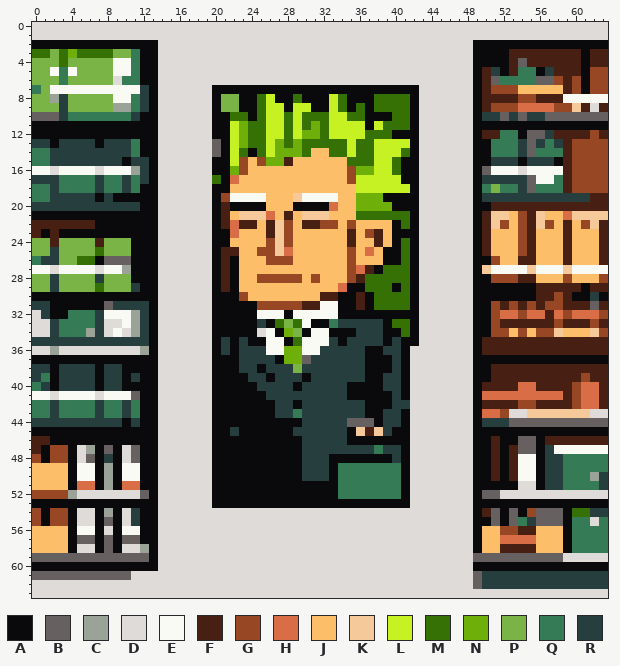
Two versions of one pixel-art sprite, img/jobPostingIcons/9.png. Above: the version before the commit.
The file is 64x64 pixels. Colours within 5 levels of each other are drawn and written as one.
Palette (. is transparent): A #0a0a0c  B #676060  C #9ba399  D #dfdbd9  E #f9faf3  F #481f13  G #974724  H #d96d45  J #fdbe69  K #f5c999  L #c6f224  M #357105  N #6faf0a  P #7ab446  Q #357b55  R #273e3f
Pixels before, first column x 0:
 0 DDDDDDDDDDDDDDDDDDDDDDDDDDDDDDDDDDDDDDDDDDDDDDDDDDDDDDDDDDDDDDDD
 1 DDDDDDDDDDDDDDDDDDDDDDDDDDDDDDDDDDDDDDDDDDDDDDDDDDDDDDDDDDDDDDDD
 2 AAAAAAAAAAAAAADDDDDDDDDDDDDDDDDDDDDDDDDDDDDDDDDDDAAAAAAAAAAAAAAA
 3 MMPMNMMMMPPQAADDDDDDDDDDDDDDDDDDDDDDDDDDDDDDDDDDDAAAAFFFFFFFFAFF
 4 PPPMPPPPPEEQAADDDDDDDDDDDDDDDDDDDDDDDDDDDDDDDDDDDAAAAFBFFFFFFAFF
 5 PPEQEPPPPEEQAADDDDDDDDDDDDDDDDDDDDDDDDDDDDDDDDDDDAFRAFQQARFFFAGG
 6 PPPQPPPPPDQQAADDDDDDDDDDDDDDDDDDDDDDDDDDDDDDDDDDDAFBQQQQBBGFGAGG
 7 QPEEEEEEEEEERADDDDDDAAAAAAAAAAAAAAAAAAAAAAADDDDDDAFGGGJJJJJFGAGG
 8 PPCRPPPPPEEQRADDDDDDAPPAAMLAAMAAALMAAAMMMMADDDDDDAFFFFGGFFFEEEEE
 9 PPPRPPPPPCCQRADDDDDDAPPAAMLLALLAALMAMAMMMMADDDDDDAFGGGHHHHGGKFDF
10 BBBRQQQQQQQRAADDDDDDAAMMAMLLMLMMMLLMMAAAMMADDDDDDARRBRBRRBBBBBBB
11 AAAAAAAAAAAAAADDDDDDAALNMMLLMLMNMLLLLALMMMADDDDDDAAAAAAAAAAAAAAA
12 AAAAAAAAAAAAAADDDDDDAALNMMLLMLNNMLLLLMMMAAADDDDDDAFFQQABBRFFFFGF
13 RRARRRRARRRQAADDDDDDBALNMMLNMNMMMMMLMMLLLLADDDDDDAAQQQRBRQRFGGGG
14 QQRRRRRRRRRQAADDDDDDBALMAMLNNNMJJMMLMMLLLMADDDDDDAAQQQRBQQQFGGGG
15 QQRRRRRRRRARRADDDDDDAALGJGNNFJJJJJJMMMLLMAADDDDDDAARRRARRRAFGGGG
16 EEDEEEEDEEECRADDDDDDAANGJJJJJJJJJJJGNNLLMAADDDDDDABEEEDEEEEFGGGG
17 RRRQQQQRQQRQRADDDDDDMAHJJJJJJJJJJJJGLLLLLAADDDDDDARRRRRBEEQFGGGG
18 QQRQQQQRQQRQAADDDDDDAAJJJJJJJJJJJJJJLLLLLLADDDDDDAQPQQRBQQQFGGGG
19 QQRRRRRARAAAAADDDDDDAGEEEEJJJKEEEEJJNNNAAAADDDDDDARRRRRRRRRRRRFF
20 RRRRRRRRRRRRAADDDDDDAFAAAAJJJAAAAHJJNNNNAAADDDDDDAAFFFFFFFFFFFFF
21 AAAAAAAAAAAAAADDDDDDAFJKKKHJFJKKKJJJMMMMMMADDDDDDAFKKJGFKJJHKKKK
22 FFFFFFFAAAAAAADDDDDDAFHFFJFKGJFFGGJGJJJJAMADDDDDDAFKGJGFKGJFJGKF
23 FAFAAAAAAAAAAADDDDDDAAHJJJFKGJJJJJJFJGFJAAADDDDDDAFJJJGFJJJFJJJF
24 PPFPPPPFPPPAAADDDDDDAAJJJJGKGJJJJJJFJJFJAMADDDDDDAFJJJGFJJJFJJJF
25 PPRPPPPMPPPAAADDDDDDAFFJJGGKHJJJJJJGJHJAAMADDDDDDAFJJJGFJJJFJJJF
26 QRRPPMMABBBAAADDDDDDAFAJJJGGGJJJJJJGJJJAAMADDDDDDAAGJJFFJJJFJJJF
27 EEDEEEEDEECAAADDDDDDAFAJJJJJJJJJJJJGHFAMMMADDDDDDAKEEEEKEEEKEEEE
28 PPRPPPPRPPPAAADDDDDDAFAJJGGGGGJGJJJGFMMMMMADDDDDDAAGGGFFJJJGJJJG
29 PPRPPPPMPPPRAADDDDDDAFAJJJJJJJJJJJHAAMMMAMADDDDDDAAAAAAAFFFFFAFF
30 AAAAAAAAAAAAAADDDDDDAAAGJJJJJJJJFFAAFAMMMMADDDDDDAAAAAAAFFGFAARA
31 RRAAAAAABRRRRADDDDDDAAAAAGGGGGFFEEAAFAMMMMADDDDDDAAGFGFGFGGFFFBF
32 DRAAQQQREEECRADDDDDDAAAAAEEEAEEEEEAAAAAAAAADDDDDDAAGHHGHHFHGHHHG
33 DDRQQQQRDDECRADDDDDDAAAAARAMPMEAAQRRRRRAMMADDDDDDAAGFFFFFFGFFFGF
34 DDRQQQCRDEDCRADDDDDDAAAAADEANPAEEAAARRRAAMADDDDDDAAGGJGJGGKJJJKG
35 RRRRRRRRRRRRRADDDDDDARARAAEEAMEEERARRRRARAADDDDDDAFFFFFFFFFFFFFF
36 DDCDDDDDDDDDCADDDDDDARARRREENNEERRRRRAARRADDDDDDDAFFFFFFFFFFFFFF
37 AAAAAAAAAAAAAADDDDDDAAARRRRANNBRRRRRRAAARADDDDDDDAAAAAAAAAAAAAAA
38 RRARRRRARRAAAADDDDDDAAARRARRRPRRRRRRRAAARADDDDDDDAAFFFFFFFFFFFFF
39 RQARRRRARRARAADDDDDDAAAARRARRRARRRRRRAARRADDDDDDDAAFFFFFFFFFFGFF
40 QRARRRRARRAAAADDDDDDAAAAARRRRARRRRRAAAARRADDDDDDDAFFFFHHFFFFGHHF
41 EEDEEEEDEEEBAADDDDDDAAAAAARRRRRRRRRAAAAARADDDDDDDAHHHHHHHHHFGHHF
42 QQRQQQQRQQRQAADDDDDDAAAAAAARRARRRRRRRAAARRDDDDDDDAFFFFGGFFFFGHHF
43 QQRQQQQRQQRQAADDDDDDAAAAAAARRQRRRRRRRAARRADDDDDDDAHHGDDKKKKKKKDD
44 RRRRRRRRRRARAADDDDDDAAAAAAAAAARRRRRBBBARRADDDDDDDARRRBBBBBBBBBBB
45 AAAAAAAAAAAAAADDDDDDAARAAAAAARRRRRRAKFKRAADDDDDDDAAAAAAAAAAAAAAA
46 FFAAAAAAAAAAAADDDDDDAAAAAAAAAARRRRRAAAAAAADDDDDDDAAFAABBAFFFFFFF
47 FAGGADCABADBAADDDDDDAAAAAAAAAARRRRRRRRQRRADDDDDDDAAFAFBBAREEEEEE
48 GAGGADBARADBAADDDDDDAAAAAAAAAARRRAAAAAAARADDDDDDDAAFAFEEARRQQQQQ
49 JJJJAEEACAEEAADDDDDDAAAAAAAAAARRRAQQQQQQQADDDDDDDAAFAFEEARRQQQQQ
50 JJJJAEEACAEEAADDDDDDAAAAAAAAAARRRAQQQQQQQADDDDDDDAAFAFEEARRQQQCR
51 JJJJAHHACAHHAADDDDDDAAAAAAAAAAAAAAQQQQQQQADDDDDDDAAAAADDARRQQQQR
52 GGGGCDDDDDDDBADDDDDDAAAAAAAAAAAAAAQQQQQQQADDDDDDDABBDDDDDDDDDDDD
53 AAAAAAAAAAAAAADDDDDDAAAAAAAAAAAAAAAAAAAAAADDDDDDDAAAAAAAAAAAAAAA
54 GAGGADDACADRAADDDDDDDDDDDDDDDDDDDDDDDDDDDDDDDDDDDAFBABAGBBBAMMRR
55 GAGGADDABADRAADDDDDDDDDDDDDDDDDDDDDDDDDDDDDDDDDDDAABABQRBBBAQQDQ
56 JJJJAEEADAEEAADDDDDDDDDDDDDDDDDDDDDDDDDDDDDDDDDDDAJJGGFFJJJAQQQQ
57 JJJJABBABABBAADDDDDDDDDDDDDDDDDDDDDDDDDDDDDDDDDDDAJJHHHHJJJAQQQQ
58 JJJJADDABADDCADDDDDDDDDDDDDDDDDDDDDDDDDDDDDDDDDDDAJJFFFFJJJAQQQQ
59 BBBBBBBBBBBBBADDDDDDDDDDDDDDDDDDDDDDDDDDDDDDDDDDDBBBBBBBBBBDDDDD
60 AAAAAAAAAAAAAADDDDDDDDDDDDDDDDDDDDDDDDDDDDDDDDDDDAAAAAAAAAAAAAAA
61 BBBBBBBBBBBDDDDDDDDDDDDDDDDDDDDDDDDDDDDDDDDDDDDDDBRRRRRRRRRRRRRR
62 DDDDDDDDDDDDDDDDDDDDDDDDDDDDDDDDDDDDDDDDDDDDDDDDDBRRRRRRRRRRRRRR
63 DDDDDDDDDDDDDDDDDDDDDDDDDDDDDDDDDDDDDDDDDDDDDDDDDDDDDDDDDDDDDDDD
The same view after the edit:
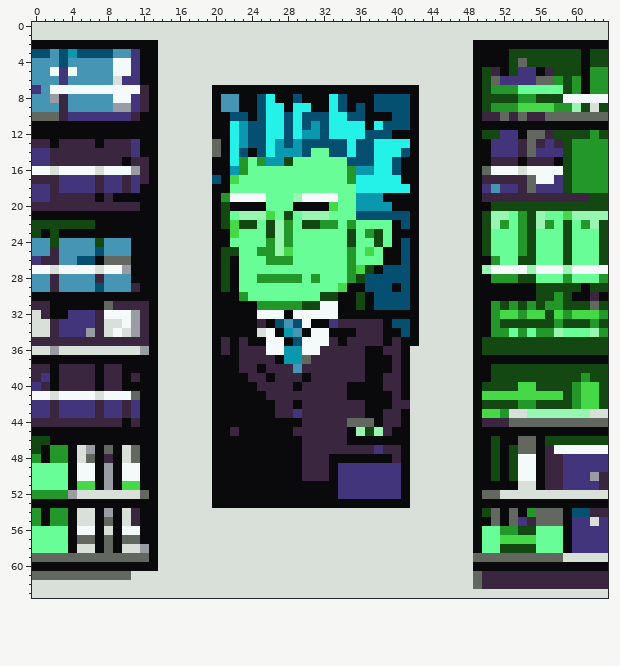
Change:
colour B: #676060 -> #626760
colour C: #9ba399 -> #999da3
colour D: #dfdbd9 -> #d9dfd9
colour E: #f9faf3 -> #f3faf9
colour F: #481f13 -> #144813
colour G: #974724 -> #24972a
colour H: #d96d45 -> #45d948
colour J: #fdbe69 -> #69fd98
colour K: #f5c999 -> #99f5b2
colour L: #c6f224 -> #24f2e9
colour M: #357105 -> #055071
colour N: #6faf0a -> #0a98af
colour P: #7ab446 -> #4695b4
colour Q: #357b55 -> #43357b
colour R: #273e3f -> #3a273f
Changed places in both pictures, as pixel boxes (x1, y1, x2, y2):
changed: (32, 22, 608, 598)
